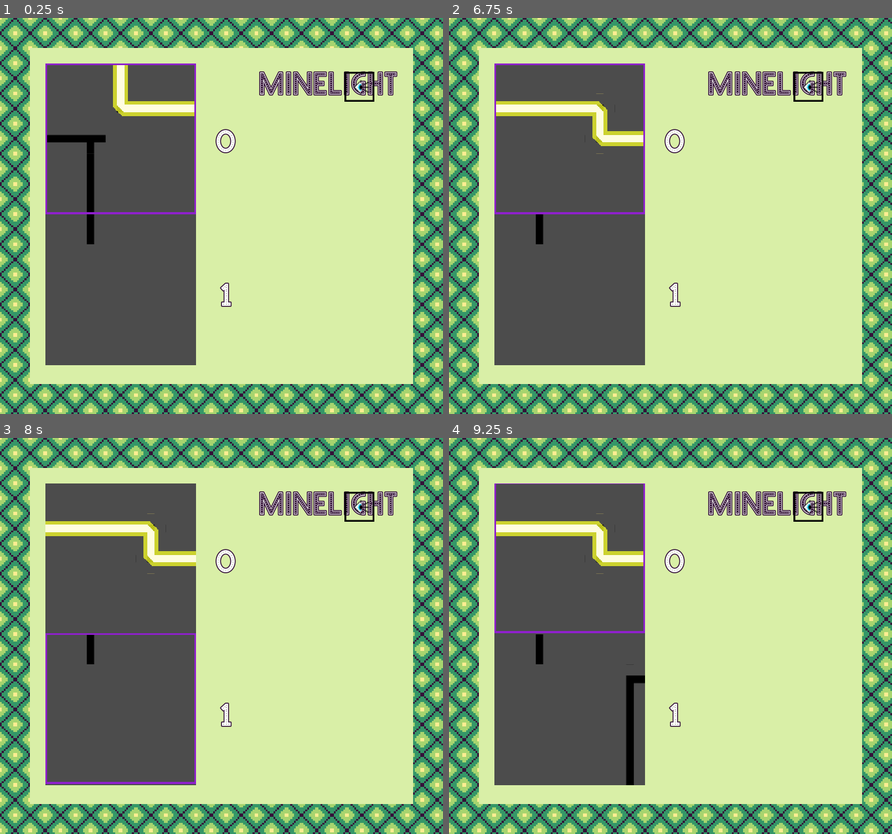
Above: before the commit, frames 1-4 (two rows, left to right).
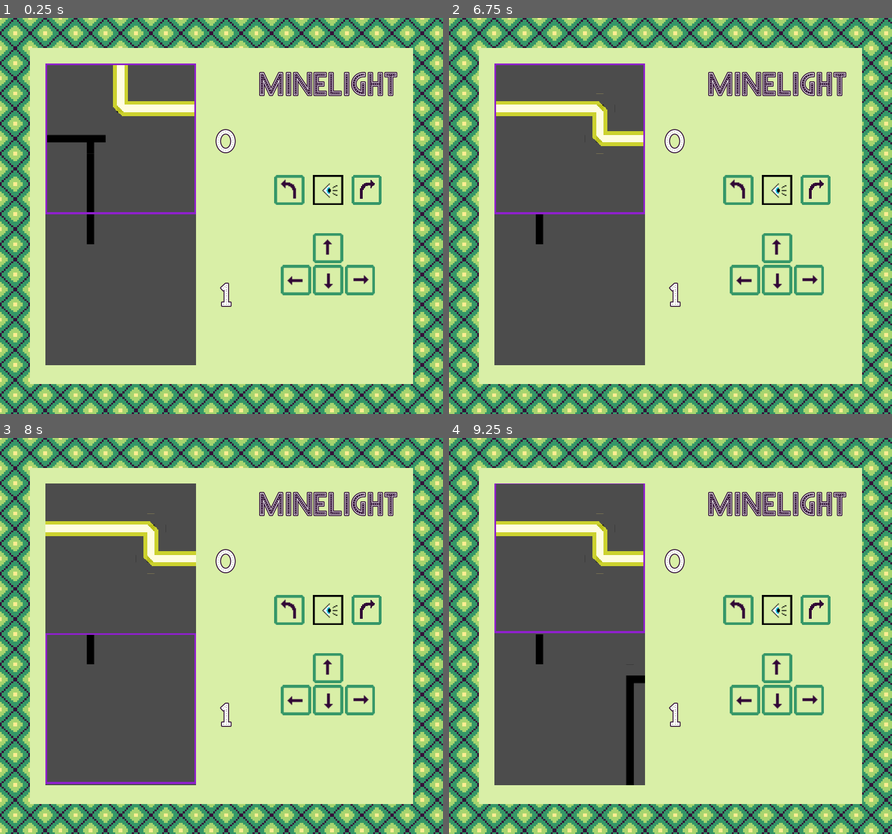
Above: after the commit, the same moments.

Repository: jojva/ld48
Game: Godot game, scene res://Main.tscn
Two runs of this game, one before a commit and one after it. Both use one fixed random seed, a clock stepped at 60 frames per second and the inputs below.
Inputs (mouse positions are in pixels of both pictures, inside the frame that each line leads up to):
- Up to frame 1 (0.25 s): no input
- Up to frame 2 (6.75 s): click (736, 188) at 0.52 s; click (816, 188) at 1.27 s; click (745, 279) at 2.02 s; click (807, 279) at 2.77 s; click (776, 247) at 3.52 s; click (776, 247) at 4.27 s; click (776, 279) at 5.02 s; click (776, 279) at 5.77 s; tap Enter at 6.5 s; move the mouse to (767, 196) at 6.52 s; hold Right (ui_right) from 6.53 s (still down); click (767, 196) at 6.67 s
- Up to frame 3 (8 s): tap Space at 7.25 s; move the mouse to (132, 655) at 7.27 s; release Right (ui_right) at 7.28 s; hold Down (ui_down) from 7.28 s (still down)
- Up to frame 4 (9.25 s): tap Enter at 8 s; move the mouse to (714, 548) at 8.02 s; release Down (ui_down) at 8.03 s; hold Right (ui_right) 8.03-8.78 s; tap Space at 8.75 s; move the mouse to (648, 715) at 8.77 s; hold Up (ui_up) from 8.78 s (still down); click (648, 715) at 8.92 s

The runs differ from the first frame. In frame 1, 2.4% of the frame differs, in the area x 58-90%, y 13-71%; in frame 2, 2.4%; in frame 3, 2.4%; in frame 4, 2.4%.

Commit message:
Add action buttons

Diff:
--- a/Main.gd
+++ b/Main.gd
@@ -48,3 +48,27 @@
 	current_face = (current_face + direction + 4) % 4
 	tower.position.x = - current_face * Constants.COLS * Constants.CELL_SIZE * tower.scale.x
 	eye.rotate(direction * PI / 2)
+
+
+func _on_TurnLeft_pressed():
+	pass # Replace with function body.
+
+
+func _on_TurnRight_pressed():
+	pass # Replace with function body.
+
+
+func _on_GoUp_pressed():
+	pass # Replace with function body.
+
+
+func _on_ShiftLeft_pressed():
+	pass # Replace with function body.
+
+
+func _on_GoDown_pressed():
+	pass # Replace with function body.
+
+
+func _on_ShiftRight_pressed():
+	pass # Replace with function body.
--- a/Main.tscn
+++ b/Main.tscn
@@ -1,10 +1,16 @@
-[gd_scene load_steps=9 format=2]
+[gd_scene load_steps=15 format=2]
 
 [ext_resource path="res://Tower.tscn" type="PackedScene" id=1]
 [ext_resource path="res://Main.gd" type="Script" id=2]
 [ext_resource path="res://eye.png" type="Texture" id=3]
 [ext_resource path="res://NeonLight-Regular.ttf" type="DynamicFontData" id=4]
 [ext_resource path="res://bg.png" type="Texture" id=5]
+[ext_resource path="res://turn-right.png" type="Texture" id=6]
+[ext_resource path="res://left.png" type="Texture" id=7]
+[ext_resource path="res://up.png" type="Texture" id=8]
+[ext_resource path="res://turn-left.png" type="Texture" id=9]
+[ext_resource path="res://right.png" type="Texture" id=10]
+[ext_resource path="res://down.png" type="Texture" id=11]
 
 [sub_resource type="TileSet" id=1]
 0/name = "bg.png 0"
@@ -180,11 +186,127 @@
 [node name="Title" type="Label" parent="HUD/MarginContainer/ColorRect/MarginContainer/HBoxContainer/VBoxContainer"]
 margin_right = 297.0
 margin_bottom = 78.0
+size_flags_vertical = 5
 custom_fonts/font = SubResource( 3 )
 custom_constants/shadow_offset_x = 0
 text = "minelight"
 
-[node name="Eye" type="Sprite" parent="HUD/MarginContainer/ColorRect/MarginContainer/HBoxContainer/VBoxContainer"]
-position = Vector2( 213.788, 50 )
-scale = Vector2( 2, 2 )
+[node name="CenterContainer3" type="CenterContainer" parent="HUD/MarginContainer/ColorRect/MarginContainer/HBoxContainer/VBoxContainer"]
+margin_top = 82.0
+margin_right = 297.0
+margin_bottom = 648.0
+size_flags_horizontal = 3
+size_flags_vertical = 3
+
+[node name="VBoxContainer" type="VBoxContainer" parent="HUD/MarginContainer/ColorRect/MarginContainer/HBoxContainer/VBoxContainer/CenterContainer3"]
+margin_left = 34.0
+margin_top = 155.0
+margin_right = 262.0
+margin_bottom = 410.0
+custom_constants/separation = 59
+
+[node name="CenterContainer" type="CenterContainer" parent="HUD/MarginContainer/ColorRect/MarginContainer/HBoxContainer/VBoxContainer/CenterContainer3/VBoxContainer"]
+margin_right = 228.0
+margin_bottom = 64.0
+size_flags_horizontal = 3
+size_flags_vertical = 2
+
+[node name="HBoxContainer" type="HBoxContainer" parent="HUD/MarginContainer/ColorRect/MarginContainer/HBoxContainer/VBoxContainer/CenterContainer3/VBoxContainer/CenterContainer"]
+margin_right = 228.0
+margin_bottom = 64.0
+rect_pivot_offset = Vector2( 32, 0 )
+size_flags_horizontal = 3
+size_flags_vertical = 3
+custom_constants/separation = 18
+
+[node name="TurnLeft" type="TextureButton" parent="HUD/MarginContainer/ColorRect/MarginContainer/HBoxContainer/VBoxContainer/CenterContainer3/VBoxContainer/CenterContainer/HBoxContainer"]
+margin_right = 64.0
+margin_bottom = 64.0
+rect_min_size = Vector2( 64, 64 )
+rect_pivot_offset = Vector2( 32, 0 )
+size_flags_horizontal = 3
+texture_normal = ExtResource( 9 )
+expand = true
+
+[node name="Eye" type="TextureRect" parent="HUD/MarginContainer/ColorRect/MarginContainer/HBoxContainer/VBoxContainer/CenterContainer3/VBoxContainer/CenterContainer/HBoxContainer"]
+margin_left = 82.0
+margin_right = 146.0
+margin_bottom = 64.0
+rect_min_size = Vector2( 64, 64 )
 texture = ExtResource( 3 )
+expand = true
+
+[node name="TurnRight" type="TextureButton" parent="HUD/MarginContainer/ColorRect/MarginContainer/HBoxContainer/VBoxContainer/CenterContainer3/VBoxContainer/CenterContainer/HBoxContainer"]
+margin_left = 164.0
+margin_right = 228.0
+margin_bottom = 64.0
+rect_min_size = Vector2( 64, 64 )
+texture_normal = ExtResource( 6 )
+expand = true
+
+[node name="CenterContainer2" type="CenterContainer" parent="HUD/MarginContainer/ColorRect/MarginContainer/HBoxContainer/VBoxContainer/CenterContainer3/VBoxContainer"]
+margin_top = 123.0
+margin_right = 228.0
+margin_bottom = 255.0
+size_flags_horizontal = 3
+size_flags_vertical = 3
+
+[node name="VBoxContainer" type="VBoxContainer" parent="HUD/MarginContainer/ColorRect/MarginContainer/HBoxContainer/VBoxContainer/CenterContainer3/VBoxContainer/CenterContainer2"]
+margin_left = 14.0
+margin_right = 214.0
+margin_bottom = 132.0
+
+[node name="CenterContainer" type="CenterContainer" parent="HUD/MarginContainer/ColorRect/MarginContainer/HBoxContainer/VBoxContainer/CenterContainer3/VBoxContainer/CenterContainer2/VBoxContainer"]
+margin_right = 200.0
+margin_bottom = 64.0
+
+[node name="GoUp" type="TextureButton" parent="HUD/MarginContainer/ColorRect/MarginContainer/HBoxContainer/VBoxContainer/CenterContainer3/VBoxContainer/CenterContainer2/VBoxContainer/CenterContainer"]
+margin_left = 68.0
+margin_right = 132.0
+margin_bottom = 64.0
+rect_min_size = Vector2( 64, 64 )
+rect_pivot_offset = Vector2( 32, 0 )
+size_flags_horizontal = 3
+texture_normal = ExtResource( 8 )
+expand = true
+
+[node name="HBoxContainer" type="HBoxContainer" parent="HUD/MarginContainer/ColorRect/MarginContainer/HBoxContainer/VBoxContainer/CenterContainer3/VBoxContainer/CenterContainer2/VBoxContainer"]
+margin_top = 68.0
+margin_right = 200.0
+margin_bottom = 132.0
+rect_pivot_offset = Vector2( 32, 0 )
+size_flags_horizontal = 0
+
+[node name="ShiftLeft" type="TextureButton" parent="HUD/MarginContainer/ColorRect/MarginContainer/HBoxContainer/VBoxContainer/CenterContainer3/VBoxContainer/CenterContainer2/VBoxContainer/HBoxContainer"]
+margin_right = 64.0
+margin_bottom = 64.0
+rect_min_size = Vector2( 64, 64 )
+rect_pivot_offset = Vector2( 32, 0 )
+size_flags_horizontal = 3
+texture_normal = ExtResource( 7 )
+expand = true
+
+[node name="GoDown" type="TextureButton" parent="HUD/MarginContainer/ColorRect/MarginContainer/HBoxContainer/VBoxContainer/CenterContainer3/VBoxContainer/CenterContainer2/VBoxContainer/HBoxContainer"]
+margin_left = 68.0
+margin_right = 132.0
+margin_bottom = 64.0
+rect_min_size = Vector2( 64, 64 )
+rect_pivot_offset = Vector2( 32, 0 )
+size_flags_horizontal = 3
+texture_normal = ExtResource( 11 )
+expand = true
+
+[node name="ShiftRight" type="TextureButton" parent="HUD/MarginContainer/ColorRect/MarginContainer/HBoxContainer/VBoxContainer/CenterContainer3/VBoxContainer/CenterContainer2/VBoxContainer/HBoxContainer"]
+margin_left = 136.0
+margin_right = 200.0
+margin_bottom = 64.0
+rect_min_size = Vector2( 64, 64 )
+texture_normal = ExtResource( 10 )
+expand = true
+
+[connection signal="pressed" from="HUD/MarginContainer/ColorRect/MarginContainer/HBoxContainer/VBoxContainer/CenterContainer3/VBoxContainer/CenterContainer/HBoxContainer/TurnLeft" to="." method="_on_TurnLeft_pressed"]
+[connection signal="pressed" from="HUD/MarginContainer/ColorRect/MarginContainer/HBoxContainer/VBoxContainer/CenterContainer3/VBoxContainer/CenterContainer/HBoxContainer/TurnRight" to="." method="_on_TurnRight_pressed"]
+[connection signal="pressed" from="HUD/MarginContainer/ColorRect/MarginContainer/HBoxContainer/VBoxContainer/CenterContainer3/VBoxContainer/CenterContainer2/VBoxContainer/CenterContainer/GoUp" to="." method="_on_GoUp_pressed"]
+[connection signal="pressed" from="HUD/MarginContainer/ColorRect/MarginContainer/HBoxContainer/VBoxContainer/CenterContainer3/VBoxContainer/CenterContainer2/VBoxContainer/HBoxContainer/ShiftLeft" to="." method="_on_ShiftLeft_pressed"]
+[connection signal="pressed" from="HUD/MarginContainer/ColorRect/MarginContainer/HBoxContainer/VBoxContainer/CenterContainer3/VBoxContainer/CenterContainer2/VBoxContainer/HBoxContainer/GoDown" to="." method="_on_GoDown_pressed"]
+[connection signal="pressed" from="HUD/MarginContainer/ColorRect/MarginContainer/HBoxContainer/VBoxContainer/CenterContainer3/VBoxContainer/CenterContainer2/VBoxContainer/HBoxContainer/ShiftRight" to="." method="_on_ShiftRight_pressed"]
Binary file added: down.png
Not shown, added: down.png.import
Binary file added: left.png
Not shown, added: left.png.import
Binary file added: right.png
Not shown, added: right.png.import
Binary file added: turn-left.png
Not shown, added: turn-left.png.import
Binary file added: turn-right.png
Not shown, added: turn-right.png.import
Binary file added: up.png
